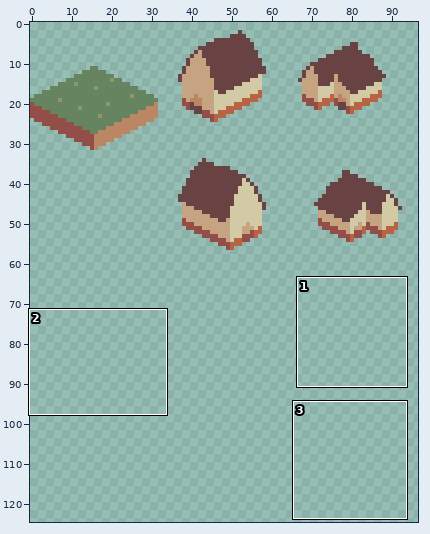
Two states of a pixel-art file, tuskclimb/Graphics/tiles.aseprite. The picture above shows the old version from afar; the outline marks the close-up.
Close-up. Old version:
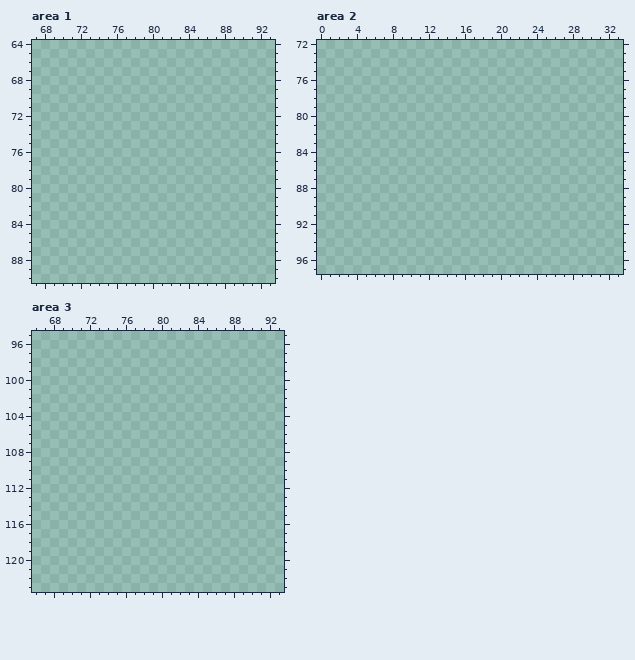
128x128 pixels, 1 frame. Shown: area 1: x 67..93, y 64..90; area 2: x 0..33, y 72..97; area 3: x 66..93, y 95..123. The wide view leaves out empty margins. The commit also changed other parts of the picture, which this record leaves out.
And afterwards:
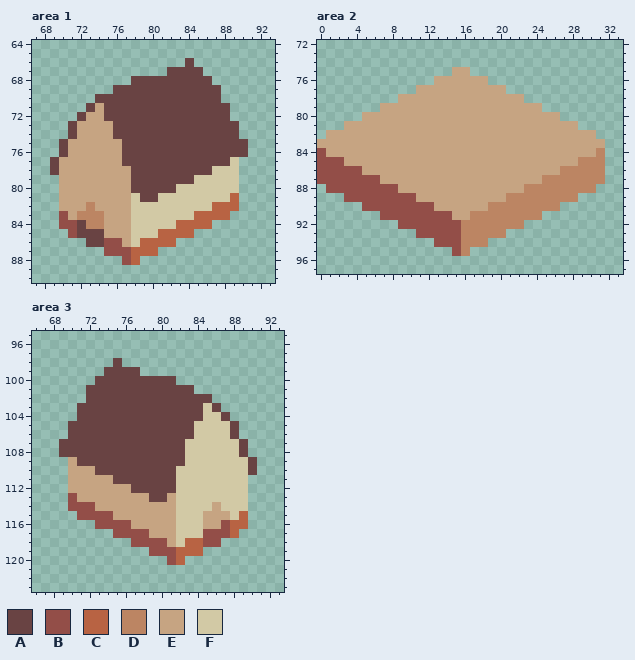
Palette (. is transparent): A #694343  B #934e48  C #b86343  D #bc8563  E #c6a482  F #d2c9a5
What changed:
Area 1, layer "Layer 2":
y 66: x 84 . -> A
y 67: x 82..85 .... -> AAAA
y 68: x 78..86 ......... -> AAAAAAAAA
y 69: x 76..87 ............ -> AAAAAAAAAAAA
y 70: x 74..87 .............. -> AAAAAAAAAAAAAA
y 71: x 73..88 ................ -> AEAAAAAAAAAAAAAA
y 72: x 72..88 ................. -> AEEAAAAAAAAAAAAAA
y 73..74: x 71..89 ................... -> AEEEEAAAAAAAAAAAAAA
y 75..76: x 70..90 ..................... -> AEEEEEEAAAAAAAAAAAAAA
y 77: x 69..89 ..................... -> AEEEEEEEAAAAAAAAAAAAF
y 78: x 69..89 ..................... -> AEEEEEEEEAAAAAAAAAFFF
y 79: x 70..89 .................... -> EEEEEEEEAAAAAAAFFFFF
y 80: x 70..89 .................... -> EEEEEEEEAAAAAFFFFFFF
y 81: x 70..89 .................... -> EEEEEEEEFAAFFFFFFFFC
y 82: x 70..89 .................... -> EEEDEEEEFFFFFFFFFCCC
y 83: x 70..88 ................... -> BEDDDEEEFFFFFFFCCCC
y 84: x 70..86 ................. -> BBADDEEEFFFFFCCCC
y 85: x 71..84 .............. -> BAAAEEEFFFCCCC
y 86: x 73..82 .......... -> AABBEFCCCC
y 87: x 75..80 ...... -> BBBCCC
y 88: x 77..78 .. -> BC
Area 2, layer "Layer 1":
y 75: x 15..16 .. -> EE
y 76: x 13..18 ...... -> EEEEEE
y 77: x 11..20 .......... -> EEEEEEEEEE
y 78: x 9..22 .............. -> EEEEEEEEEEEEEE
y 79: x 7..24 .................. -> EEEEEEEEEEEEEEEEEE
y 80: x 5..26 ...................... -> EEEEEEEEEEEEEEEEEEEEEE
y 81: x 3..28 .......................... -> EEEEEEEEEEEEEEEEEEEEEEEEEE
y 82: x 1..30 .............................. -> EEEEEEEEEEEEEEEEEEEEEEEEEEEEEE
y 83: x 0..31 ................................ -> EEEEEEEEEEEEEEEEEEEEEEEEEEEEEEEE
y 84: x 0..31 ................................ -> BEEEEEEEEEEEEEEEEEEEEEEEEEEEEEED
y 85: x 0..31 ................................ -> BBBEEEEEEEEEEEEEEEEEEEEEEEEEEDDD
y 86: x 0..31 ................................ -> BBBBBEEEEEEEEEEEEEEEEEEEEEEDDDDD
y 87: x 0..31 ................................ -> BBBBBBBEEEEEEEEEEEEEEEEEEDDDDDDD
y 88: x 1..30 .............................. -> BBBBBBBBEEEEEEEEEEEEEEDDDDDDDD
y 89: x 3..28 .......................... -> BBBBBBBBEEEEEEEEEEDDDDDDDD
y 90: x 5..26 ...................... -> BBBBBBBBEEEEEEDDDDDDDD
y 91: x 7..24 .................. -> BBBBBBBBEEDDDDDDDD
y 92: x 9..22 .............. -> BBBBBBBDDDDDDD
y 93: x 11..20 .......... -> BBBBBDDDDD
y 94: x 13..18 ...... -> BBBDDD
y 95: x 15..16 .. -> BD
Area 3, layer "Layer 2":
y 98: x 75 . -> A
y 99: x 74..77 .... -> AAAA
y 100: x 73..81 ......... -> AAAAAAAAA
y 101: x 72..83 ............ -> AAAAAAAAAAAA
y 102: x 72..85 .............. -> AAAAAAAAAAAAAA
y 103: x 71..86 ................ -> AAAAAAAAAAAAAAFA
y 104: x 71..87 ................. -> AAAAAAAAAAAAAAFFA
y 105..106: x 70..88 ................... -> AAAAAAAAAAAAAAFFFFA
y 107..108: x 69..89 ..................... -> AAAAAAAAAAAAAAFFFFFFA
y 109: x 70..90 ..................... -> EAAAAAAAAAAAAFFFFFFFA
y 110: x 70..90 ..................... -> EEEAAAAAAAAAFFFFFFFFA
y 111: x 70..89 .................... -> EEEEEAAAAAAAFFFFFFFF
y 112: x 70..89 .................... -> EEEEEEEAAAAAFFFFFFFF
y 113: x 70..89 .................... -> BEEEEEEEEAAEFFFFFFFF
y 114: x 70..89 .................... -> BBBEEEEEEEEEFFFFEFFF
y 115: x 71..89 ................... -> BBBBEEEEEEEFFFEEEFC
y 116: x 73..89 ................. -> BBBBEEEEEFFFEEBCC
y 117: x 75..88 .............. -> BBBBEEEFFFBBBC
y 118: x 77..86 .......... -> BBBBEFCCBB
y 119: x 79..84 ...... -> BBBCCC
y 120: x 81..82 .. -> BC
Pixel boxes of the changes (left, top, right, bottom) in both close-ups:
added: (50, 58, 248, 265)
added: (317, 67, 605, 256)
added: (59, 358, 257, 565)
